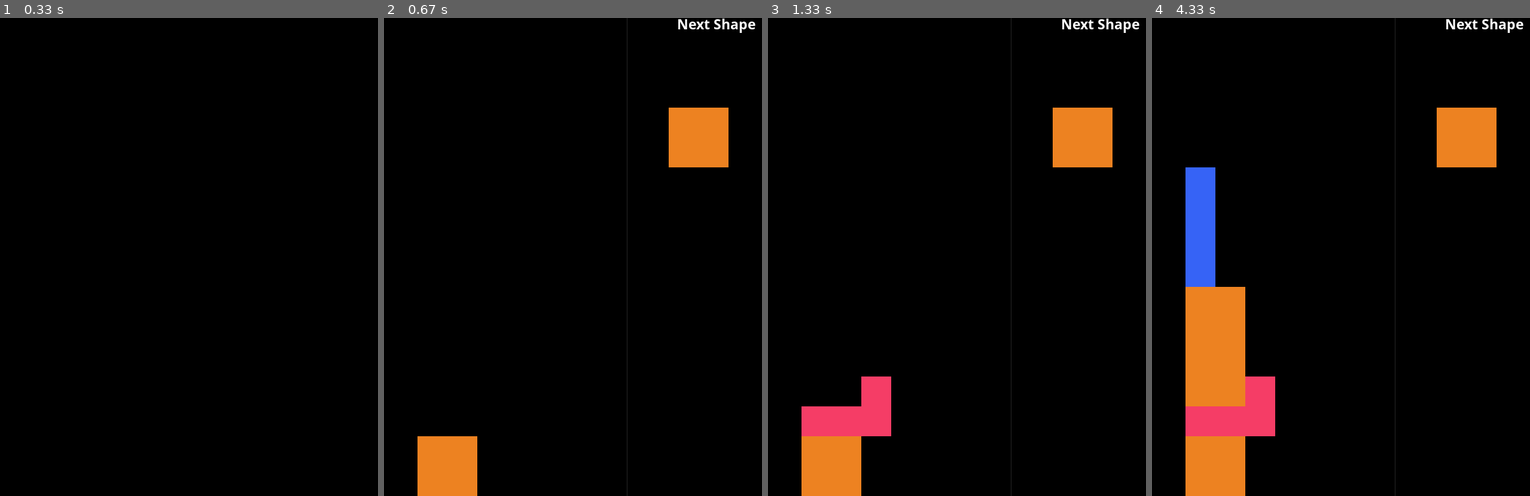
Above: before the commit, frames 1-4 (left to right).
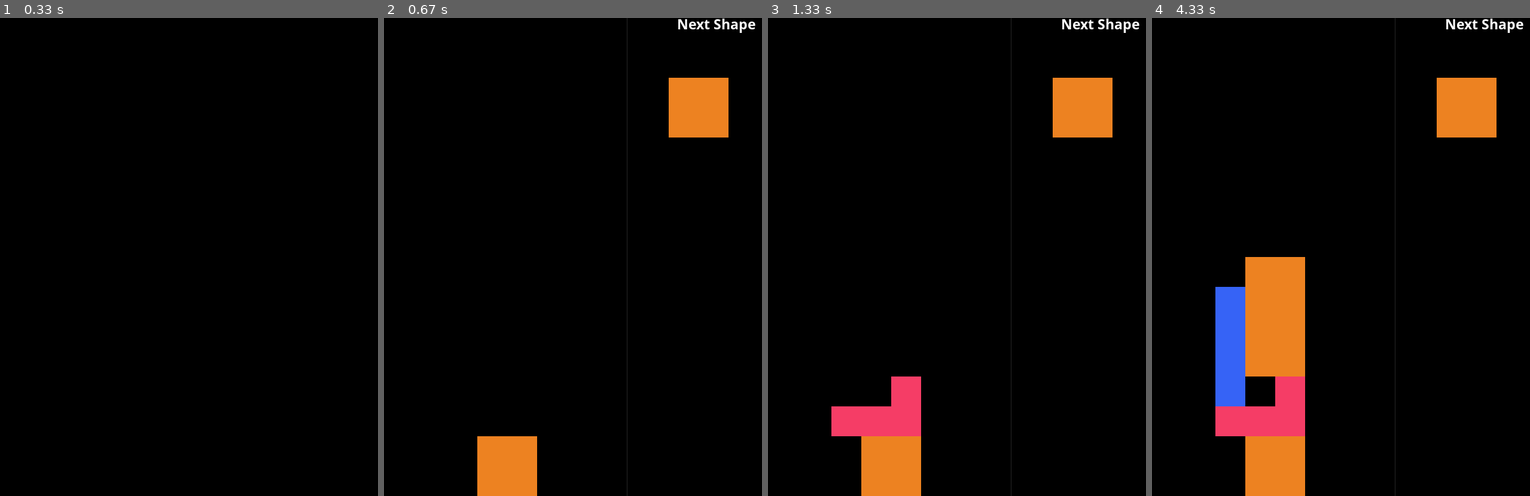
Above: after the commit, the same moments.

Repository: eazow/knowledge-hierarchy
Game: pygame game, started from python/games/tetris/tetris.py
Two runs of this game, one before a commit and one after it. Both use one fixed random seed, a clock stepped at 60 frames per second and the inputs below.
Inputs:
- Up to frame 1 (0.33 s): no input
- Up to frame 2 (0.67 s): tap Space at 0.33 s
- Up to frame 3 (1.33 s): tap Space at 0.67 s
- Up to frame 4 (4.33 s): hold Right 2.17-2.67 s; hold Left 2.7-3.4 s; tap Space at 2.77, 3.5, 4.25 s; hold Down 3.43-4.15 s; hold Left from 4.18 s (still down)

Frame 1 is identical in both runs. In frame 2, 5.9% of the frame differs, in the area x 8-92%, y 12-100%; in frame 3, 7.9%; in frame 4, 18%.

Commit message:
Update tetris

Diff:
--- a/python/games/tetris/tests/test_tetromino.py
+++ b/python/games/tetris/tests/test_tetromino.py
@@ -2,17 +2,17 @@
 
 
 def test_block_s():
-    t = BlockS(5, 0)
-    assert [(5, -2), (6, -2), (4, -1), (5, -1)] == t.coordinates
-    assert [(5, -3), (5, -2), (6, -2), (6, -1)] == t.rotate().coordinates
-    assert [(5, -2), (6, -2), (4, -1), (5, -1)] == t.rotate().coordinates
+    t = BlockS(3, -4)
+    assert [(5, -3), (6, -3), (4, -2), (5, -2)] == t.coordinates
+    assert [(4, -4), (4, -3), (5, -3), (5, -2)] == t.rotate().coordinates
+    assert [(5, -3), (6, -3), (4, -2), (5, -2)] == t.rotate().coordinates
 
 
 def test_block_z():
-    t = BlockZ(5, 0)
-    assert [(4, -2), (5, -2), (5, -1), (6, -1)] == t.coordinates
-    assert [(5, -3), (4, -2), (5, -2), (4, -1)] == t.rotate().coordinates
-    assert [(4, -2), (5, -2), (5, -1), (6, -1)] == t.rotate().coordinates
+    t = BlockZ(3, -4)
+    assert [(4, -3), (5, -3), (5, -2), (6, -2)] == t.coordinates
+    assert [(5, -4), (4, -3), (5, -3), (4, -2)] == t.rotate().coordinates
+    assert [(4, -3), (5, -3), (5, -2), (6, -2)] == t.rotate().coordinates
 
 
 def test_create_block():
--- a/python/games/tetris/tetromino.py
+++ b/python/games/tetris/tetromino.py
@@ -1,17 +1,50 @@
 """
 10 x 20 square grid
 shapes: S, Z, I, O, J, L, T
-represented in order by 0 - 6
 """
 import random
 from abc import ABC
-from enum import Enum
 
 from colors import Color
 
 
-class BlockShapes(Enum):
-    S = [
+class Block(ABC):
+    shapes = None
+    color = None
+    rotation = 0
+
+    def __init__(self, col, row):
+        self.col = col
+        self.row = row
+
+    @property
+    def coordinates(self):
+        shape = self.shapes[self.rotation]
+
+        return [
+            (self.col + j, self.row + i)
+            for i, row in enumerate(shape)
+            for j, col in enumerate(row)
+            if col != "."
+        ]
+
+    def rotate(self):
+        self.rotation = (self.rotation + 1) % len(self.shapes)
+        return self
+
+    def fall(self):
+        self.row += 1
+
+    def rise(self):
+        self.row -= 1
+
+    @classmethod
+    def create(cls, row, col):
+        return random.choice(cls.__subclasses__())(row, col)
+
+
+class BlockS(Block):
+    shapes = [
         [
             "....",
             "..00",
@@ -25,7 +58,11 @@
             "....",
         ],
     ]
-    Z = [
+    color = Color.YELLOW
+
+
+class BlockZ(Block):
+    shapes = [
         [
             "....",
             ".00.",
@@ -39,7 +76,11 @@
             "....",
         ],
     ]
-    I = [
+    color = Color.TEAL
+
+
+class BlockI(Block):
+    shapes = [
         [
             ".0..",
             ".0..",
@@ -53,7 +94,11 @@
             "....",
         ],
     ]
-    O = [
+    color = Color.BLUE
+
+
+class BlockO(Block):
+    shapes = [
         [
             "....",
             ".00.",
@@ -61,7 +106,11 @@
             "....",
         ]
     ]
-    J = [
+    color = Color.ORANGE
+
+
+class BlockJ(Block):
+    shapes = [
         [
             "....",
             ".0..",
@@ -87,7 +136,11 @@
             "....",
         ],
     ]
-    L = [
+    color = Color.GREEN
+
+
+class BlockL(Block):
+    shapes = [
         [
             "....",
             "..0.",
@@ -113,11 +166,15 @@
             "....",
         ],
     ]
-    T = [
+    color = Color.RED
+
+
+class BlockT(Block):
+    shapes = [
         [
             "....",
-            ".0..",
-            "000.",
+            "..0.",
+            ".000",
             "....",
         ],
         [
@@ -128,8 +185,8 @@
         ],
         [
             "....",
-            "000.",
-            ".0..",
+            ".000",
+            "..0.",
             "....",
         ],
         [
@@ -139,97 +196,4 @@
             "....",
         ],
     ]
-
-
-class Block(ABC):
-    shapes = None
-    color = None
-    rotation = 0
-
-    def __init__(self, col, row):
-        self.col = col
-        self.row = row
-
-    @property
-    def coordinates(self):
-        shape = self.shapes[self.rotation]
-
-        return [
-            (self.col + j - 2, self.row + i - 4)
-            for i, row in enumerate(shape)
-            for j, col in enumerate(row)
-            if col != "."
-        ]
-
-    def rotate(self):
-        self.rotation = (self.rotation + 1) % len(self.shapes)
-        return self
-
-    def fall(self):
-        self.row += 1
-
-    def rise(self):
-        self.row -= 1
-
-    @classmethod
-    def create(cls, row, col):
-        return random.choice(cls.__subclasses__())(row, col)
-
-
-class BlockS(Block):
-    shapes = [
-        [".....", ".....", "..00.", ".00..", "....."],
-        [".....", "..0..", "..00.", "...0.", "....."],
-    ]
-    color = Color.YELLOW
-
-
-class BlockZ(Block):
-    shapes = [
-        [".....", ".....", ".00..", "..00.", "....."],
-        [".....", "..0..", ".00..", ".0...", "....."],
-    ]
-    color = Color.TEAL
-
-
-class BlockI(Block):
-    shapes = [
-        ["..0..", "..0..", "..0..", "..0..", "....."],
-        [".....", "0000.", ".....", ".....", "....."],
-    ]
-    color = Color.BLUE
-
-
-class BlockO(Block):
-    shapes = [[".....", ".....", ".00..", ".00..", "....."]]
-    color = Color.ORANGE
-
-
-class BlockJ(Block):
-    shapes = [
-        [".....", ".0...", ".000.", ".....", "....."],
-        [".....", "..00.", "..0..", "..0..", "....."],
-        [".....", ".....", ".000.", "...0.", "....."],
-        [".....", "..0..", "..0..", ".00..", "....."],
-    ]
-    color = Color.GREEN
-
-
-class BlockL(Block):
-    shapes = [
-        [".....", "...0.", ".000.", ".....", "....."],
-        [".....", "..0..", "..0..", "..00.", "....."],
-        [".....", ".....", ".000.", ".0...", "....."],
-        [".....", ".00..", "..0..", "..0..", "....."],
-    ]
-    color = Color.RED
-
-
-class BlockT(Block):
-    shapes = [
-        [".....", "..0..", ".000.", ".....", "....."],
-        [".....", "..0..", "..00.", "..0..", "....."],
-        [".....", ".....", ".000.", "..0..", "....."],
-        [".....", "..0..", ".00..", "..0..", "....."],
-    ]
     color = Color.PURPLE
